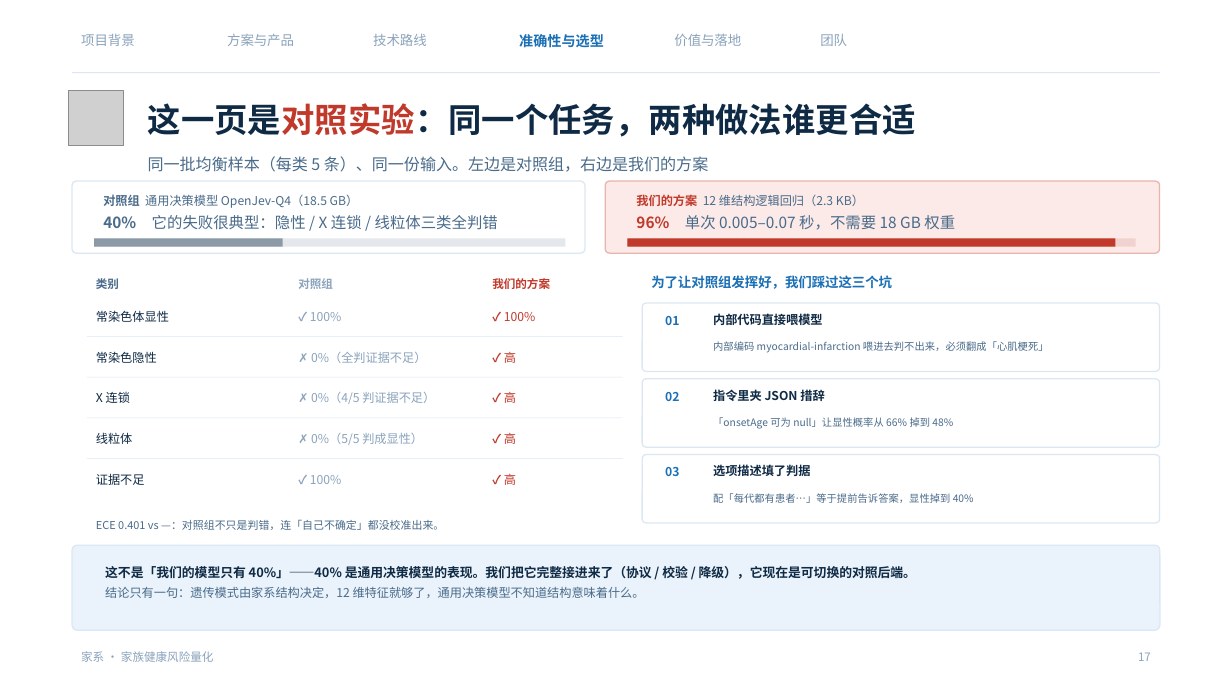
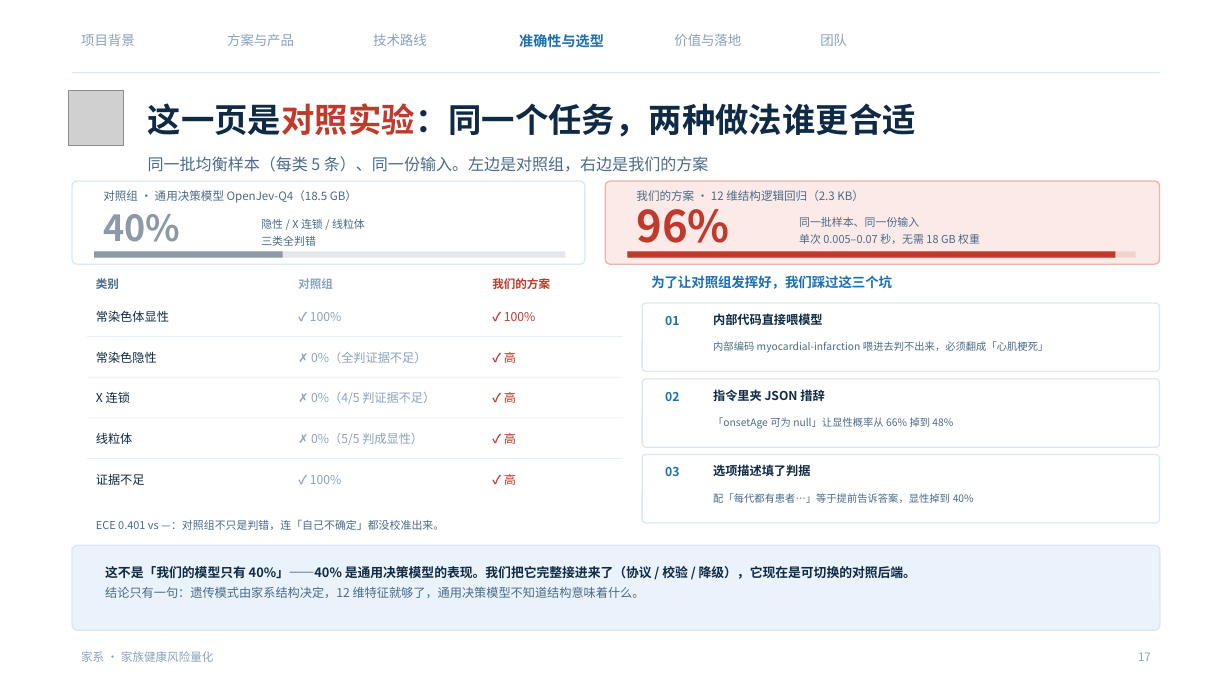
Before and after one commit to NimuStudio/jiaxi, a slide deck: slide 17 of deliverables/家系-答辩-v2.pptx. Drawn at 1232x693 pixels with LibreOffice and Linux fonts; fonts in the diff are those of the drawing; grey boxes stand for pictures; background and template pictures are left out. Boxes give left, top, right and bottom in pixels: in the first picture for what was removed or moved away, otherwise in the second. Text is boxed around its words. In the diff, an @@ line names an element or a change of style, - is before the commit and + after.

Commit message:
docs(deck): 做视觉层次与页面节奏（老师：每页都一样的感觉）
老师的意见不是「颜色不够」，而是「没层次、每页同一个样子」。之前的问题：
  24 页里 16 页是「标题 + 副标题 + 等宽卡片网格」，正文字号全在 9.5–12.5 之间，
  没有任何一个元素比别的大一号，所以眼睛没有落点。

## 一、层内层次（每页一个视觉锚点）
P17 对照页把结论数字做成主视觉：96% 用 34pt 红、40% 用 28pt 灰，
两个数字左上对齐、下面各压一条比例条；正文退回 9.5pt。
尺寸差（34 vs 9.5）本身就构成三级层次：标题 → 主数字 → 说明。

## 二、跨页节奏（换骨架，不只是换内容）
P5 四步闭环：从「四张等高卡片」改成「一条横轴 + 四个节点」——
  轴线 2.86 英寸横贯全页，节点圆底、第 ④ 步用墨青描边强调，描述单行居中，输出行下沉。
  这一页的轮廓从此和卡片页完全不同，翻页时出现一次「节奏变化」。

修掉两个渲染问题：第 ④ 个节点原用墨青实心，墨青图标在同色底上看不见，改浅底+2pt 描边；
描述文字加宽到 cw-0.12，避免「不用填 / 表」这种断字。

预览图：05-四步闭环 / 17-对照实验 / 22-落地。

```diff
--- a/deliverables/家系-答辩-v2.pptx
+++ b/deliverables/家系-答辩-v2.pptx
@@ rounded rectangle: place and size @@
-rounded rectangle at bbox=[72, 181, 585, 253]
+rounded rectangle at bbox=[72, 181, 585, 264]
@@ text at bbox=[103, 190, 357, 203]: text changed; size 9.5 to 9 pt @@
-对照组 通用决策模型 OpenJev-Q4（18.5 GB）
-40% 它的失败很典型：隐性 / X 连锁 / 线粒体三类全判错
+对照组 · 通用决策模型 OpenJev-Q4（18.5 GB）
@@ rounded rectangle: place and size @@
-rounded rectangle at bbox=[605, 181, 1160, 253]
+rounded rectangle at bbox=[605, 181, 1160, 264]
@@ text at bbox=[636, 190, 864, 201]: text changed; size 12 to 9 pt @@
-我们的方案 12 维结构逻辑回归（2.3 KB）
-96% 单次 0.005–0.07 秒，不需要 18 GB 权重
+我们的方案 · 12 维结构逻辑回归（2.3 KB）
@@ text added at bbox=[636, 198, 729, 253], 34 pt, text #C0392B, bold @@
+96%
@@ text added at bbox=[103, 214, 180, 242], 28 pt, text #8C9AA8, bold @@
+40%
@@ text added at bbox=[261, 219, 365, 246], 8.5 pt, text #4A6B8A @@
+隐性 / X 连锁 / 线粒体
+三类全判错
@@ text added at bbox=[799, 217, 980, 244], 8.5 pt, text #4A6B8A @@
+同一批样本、同一份输入
+单次 0.005–0.07 秒，无需 18 GB 权重
@@ 4 rectangles: place and size @@
-4 rectangles at bbox=[94, 238, 1136, 247]
+4 rectangles at bbox=[94, 251, 1136, 258]
```
Also in this commit, not shown: 1 other slide changed, 1 other file.
